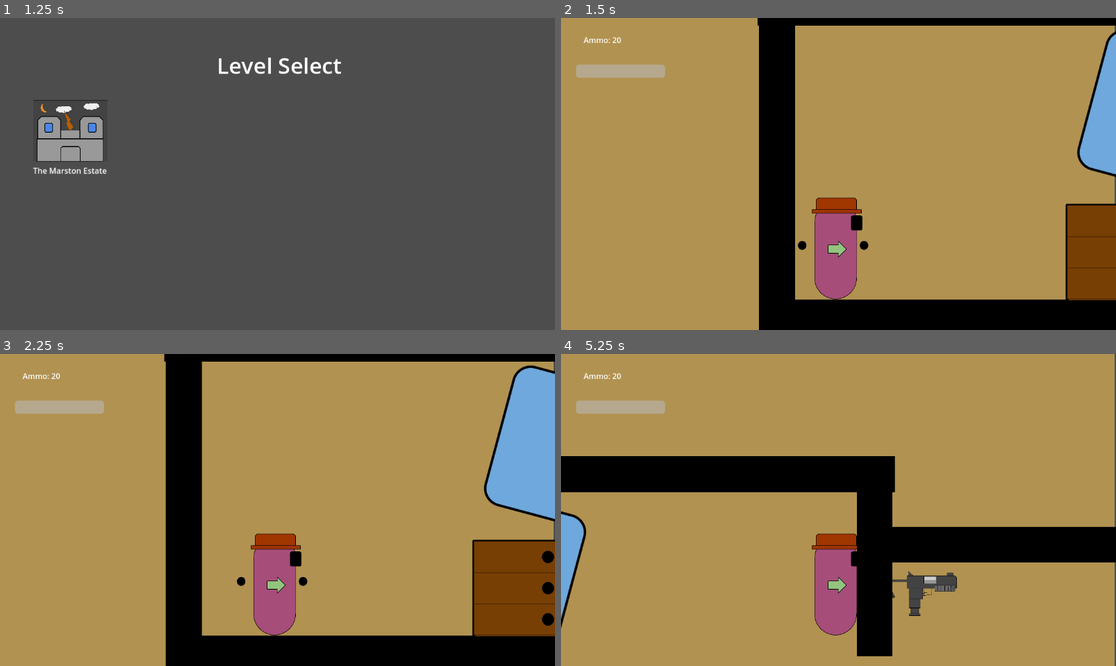
Above: before the commit, frames 1-4 (two rows, left to right).
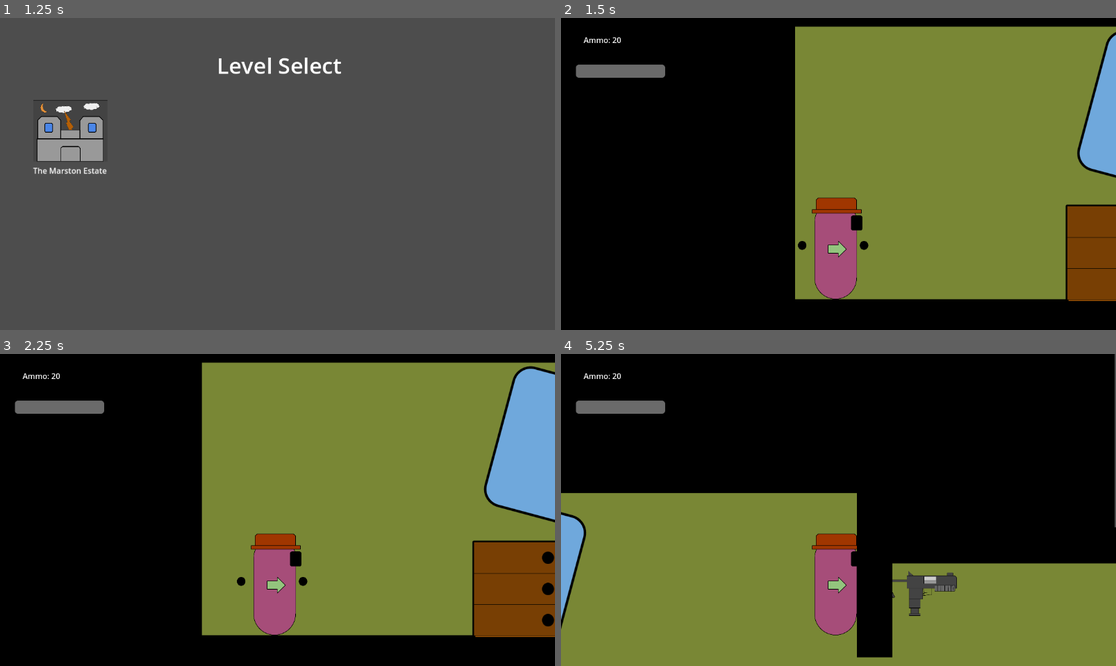
Above: after the commit, the same moments.

Repository: TrinityXon/No-Excuses-Nathan
Game: Godot game, scene res://Levels/UILevels/MainMenu.tscn
Two runs of this game, one before a commit and one after it. Both use one fixed random seed, a clock stepped at 60 frames per second and the inputs below. The engine's default icon, where the game draws it, is replaced by a stand-in: a white triangle on a blue panel in a dark square.
Inputs (mouse positions are in pixels of both pictures, inside the frame that each line leads up to):
- Up to frame 1 (1.25 s): click "Play" at 0.5 s
- Up to frame 2 (1.5 s): click (633, 130) at 1.25 s
- Up to frame 3 (2.25 s): tap Enter at 2 s; hold Right (Move_Right) from 2.03 s (still down); tap F (Pickup) at 2.1 s
- Up to frame 4 (5.25 s): tap W (Jump) at 2.27, 3.02, 4.52 s; tap Ctrl (Shoot) at 2.85 s; release Right (Move_Right) at 3.53 s; hold Left (MoveLeft) 3.53-4.28 s; tap C (crouch) at 3.6 s; hold Right (Move_Right) from 4.28 s (still down); tap Tab (equip) at 4.35 s; tap F (Pickup) at 5.1 s

Frame 1 is identical in both runs. In frame 2, 80% of the frame differs, in the area x 0-100%, y 0-100%; in frame 3, 75%; in frame 4, 81%.

Commit message:
Walls update

Diff:
--- a/Levels/The_Marston_Estate/Floor_1/floor_1.tscn
+++ b/Levels/The_Marston_Estate/Floor_1/floor_1.tscn
@@ -57,7 +57,7 @@
 scale = Vector2(7.35279, 0.360002)
 
 [node name="GroundLevel5" parent="Environment/Rooms/Foyer" instance=ExtResource("1_wy6xv")]
-position = Vector2(-2118, 774)
+position = Vector2(-2118, 773)
 scale = Vector2(16.4042, 0.363312)
 
 [node name="Props" type="Node2D" parent="Environment/Rooms/Foyer"]
@@ -92,9 +92,9 @@
 [node name="LivingRoom" type="Node2D" parent="Environment/Rooms"]
 
 [node name="GroundLevel7" parent="Environment/Rooms/LivingRoom" instance=ExtResource("1_wy6xv")]
-position = Vector2(-1035, 741)
+position = Vector2(-1027, 739)
 rotation = -1.57079
-scale = Vector2(0.839988, 0.360002)
+scale = Vector2(0.879995, 0.3)
 
 [node name="GroundLevel9" parent="Environment/Rooms/LivingRoom" instance=ExtResource("1_wy6xv")]
 position = Vector2(-1006, 335)
@@ -435,7 +435,7 @@
 [node name="Miscellaneous" type="Node2D" parent="."]
 
 [node name="CanvasLayer" type="CanvasLayer" parent="Miscellaneous"]
-layer = -1
+layer = -2
 
 [node name="ColorRect" type="ColorRect" parent="Miscellaneous/CanvasLayer"]
 anchors_preset = 15
@@ -444,7 +444,7 @@
 grow_horizontal = 2
 grow_vertical = 2
 scale = Vector2(0.997648, 1)
-color = Color(0.694118, 0.572549, 0.317647, 1)
+color = Color(0, 0, 0, 1)
 
 [node name="SizeRefe" type="Sprite2D" parent="Miscellaneous"]
 position = Vector2(-2814, 171)
@@ -492,8 +492,63 @@
 [node name="BaseDoor" parent="." instance=ExtResource("25_rm6dx")]
 position = Vector2(3209, 298)
 scale = Vector2(1.56, 1.56)
-level = "res://Levels/UILevels/MainMenu.tscn"
+level = "res://Levels/UILevels/Level_Select/Level_Select.tscn"
 
 [node name="Ladder" parent="." instance=ExtResource("26_hc5gc")]
 position = Vector2(3908, 466)
 scale = Vector2(1.50155, 3.64201)
+
+[node name="Walls" type="Node2D" parent="."]
+
+[node name="CanvasLayer" type="CanvasLayer" parent="Walls"]
+layer = -1
+follow_viewport_enabled = true
+
+[node name="ColorRect" type="ColorRect" parent="Walls/CanvasLayer"]
+offset_left = 47.0
+offset_top = 223.0
+offset_right = 956.0
+offset_bottom = 579.0
+color = Color(0.47451, 0.529412, 0.207843, 1)
+
+[node name="ColorRect2" type="ColorRect" parent="Walls/CanvasLayer"]
+offset_left = 956.0
+offset_top = 316.0
+offset_right = 2188.0
+offset_bottom = 599.0
+color = Color(0.47451, 0.529412, 0.207843, 1)
+
+[node name="ColorRect3" type="ColorRect" parent="Walls/CanvasLayer"]
+offset_left = 2188.0
+offset_top = 25.0
+offset_right = 3412.0
+offset_bottom = 511.0
+color = Color(0.47451, 0.529412, 0.207843, 1)
+
+[node name="ColorRect4" type="ColorRect" parent="Walls/CanvasLayer"]
+offset_left = 3389.0
+offset_top = 283.0
+offset_right = 4196.0
+offset_bottom = 682.0
+color = Color(0.47451, 0.529412, 0.207843, 1)
+
+[node name="ColorRect5" type="ColorRect" parent="Walls/CanvasLayer"]
+offset_left = 4196.0
+offset_top = 138.0
+offset_right = 5413.0
+offset_bottom = 652.0
+color = Color(0.47451, 0.529412, 0.207843, 1)
+
+[node name="ColorRect6" type="ColorRect" parent="Walls/CanvasLayer"]
+offset_left = 5396.0
+offset_top = 247.0
+offset_right = 6360.0
+offset_bottom = 669.0
+color = Color(0.47451, 0.529412, 0.207843, 1)
+
+[node name="ColorRect7" type="ColorRect" parent="Walls/CanvasLayer"]
+offset_left = 6351.0
+offset_top = 52.0
+offset_right = 7315.0
+offset_bottom = 542.0
+color = Color(0.47451, 0.529412, 0.207843, 1)
